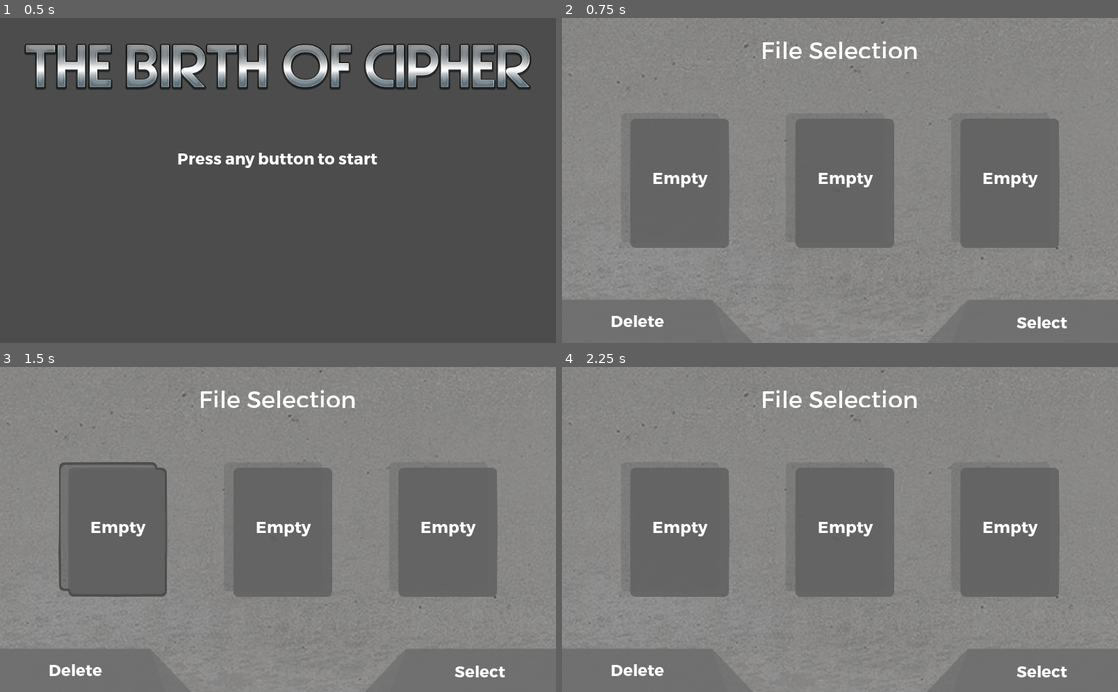
Above: before the commit, frames 1-4 (two rows, left to right).
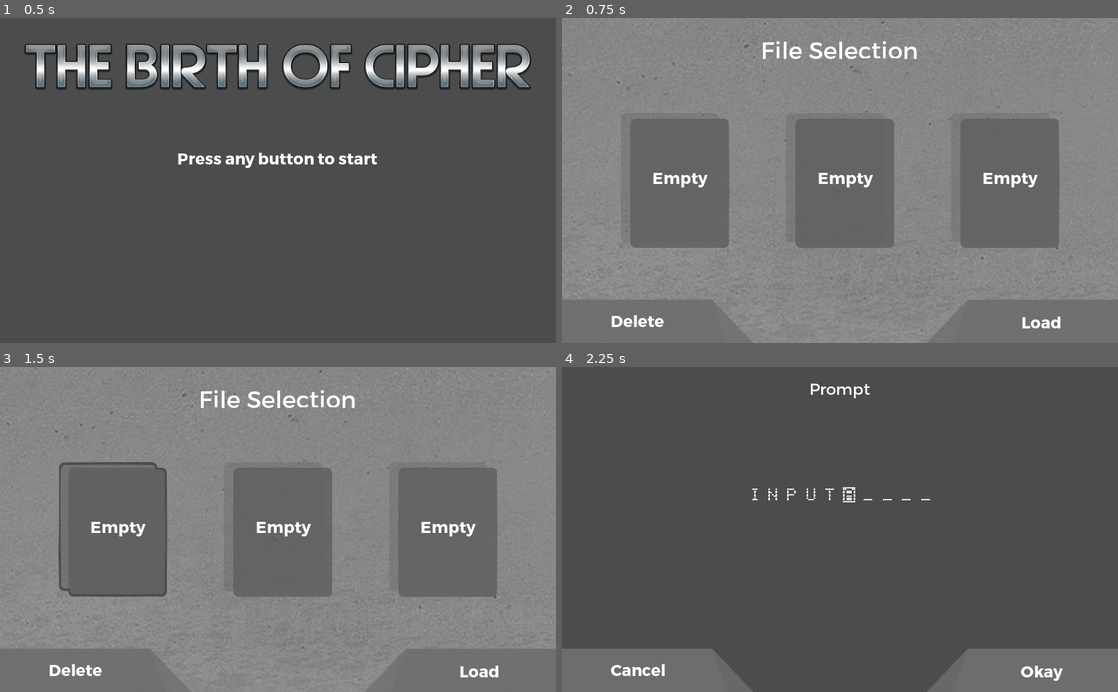
Above: after the commit, the same moments.

Repository: CrispBit/birth-of-cipher
Game: Godot game, scene res://scenes/main-menu/main_menu.tscn
The game is run twice, just before and just after one commit, with the same random seed, the same clock (stepped at 60 frames per second) and the same inputs.
Inputs:
- Up to frame 1 (0.5 s): no input
- Up to frame 2 (0.75 s): tap Enter at 0.5 s; hold Right (ui_right) from 0.53 s (still down)
- Up to frame 3 (1.5 s): release Right (ui_right) at 1.25 s; click "Empty" at 1.25 s
- Up to frame 4 (2.25 s): click "Select" (after the commit: "Load") at 2 s

Frame 1 is identical in both runs. In frame 2, 0.2% of the frame differs, in the area x 81-91%, y 91-96%; in frame 3, 0.2%; in frame 4, 78%, in the area x 0-100%, y 0-100%.

Commit message:
Add input text scene and name entry scene

Diff:
--- /dev/null
+++ b/game-objects/buttons/LeanLeftButton.tscn
@@ -0,0 +1,69 @@
+[gd_scene load_steps=6 format=2]
+
+[ext_resource path="res://images/lean-left-button/lean-left-button.png" type="Texture" id=1]
+[ext_resource path="res://images/lean-left-button/lean-left-button-pressed.png" type="Texture" id=2]
+[ext_resource path="res://images/lean-left-button/lean-left-button-hovered.png" type="Texture" id=3]
+[ext_resource path="res://fonts/trueno/TruenoBd.otf" type="DynamicFontData" id=4]
+
+[sub_resource type="DynamicFont" id=1]
+
+size = 30
+use_mipmaps = false
+use_filter = false
+font_data = ExtResource( 4 )
+_sections_unfolded = [ "Font", "Settings" ]
+
+[node name="TextureButton" type="TextureButton" index="0"]
+
+anchor_left = 0.0
+anchor_top = 1.0
+anchor_right = 0.0
+anchor_bottom = 1.0
+margin_top = -100.0
+margin_right = 400.0
+rect_pivot_offset = Vector2( 0, 0 )
+rect_clip_content = false
+focus_mode = 2
+mouse_filter = 0
+mouse_default_cursor_shape = 0
+size_flags_horizontal = 1
+size_flags_vertical = 1
+disabled = true
+toggle_mode = false
+enabled_focus_mode = 2
+shortcut = null
+group = null
+texture_normal = ExtResource( 1 )
+texture_pressed = ExtResource( 2 )
+texture_hover = ExtResource( 3 )
+_sections_unfolded = [ "Textures" ]
+
+[node name="Label" type="RichTextLabel" parent="." index="0"]
+
+anchor_left = 0.0
+anchor_top = 0.5
+anchor_right = 1.0
+anchor_bottom = 0.5
+margin_top = -10.0
+margin_right = -120.0
+margin_bottom = 48.0
+rect_min_size = Vector2( 280, 48 )
+rect_pivot_offset = Vector2( 0, 0 )
+rect_clip_content = true
+mouse_filter = 2
+mouse_default_cursor_shape = 0
+size_flags_horizontal = 1
+size_flags_vertical = 1
+custom_fonts/normal_font = SubResource( 1 )
+bbcode_enabled = true
+bbcode_text = "[center]Label[/center]"
+visible_characters = -1
+percent_visible = 1.0
+meta_underlined = true
+tab_size = 4
+text = "Label"
+scroll_active = false
+scroll_following = false
+selection_enabled = false
+override_selected_font_color = false
+_sections_unfolded = [ "BBCode", "Mouse", "Rect" ]
--- /dev/null
+++ b/game-objects/buttons/LeanRightButton.tscn
@@ -0,0 +1,68 @@
+[gd_scene load_steps=6 format=2]
+
+[ext_resource path="res://images/lean-right-button/lean-right-button.png" type="Texture" id=1]
+[ext_resource path="res://images/lean-right-button/lean-right-button-pressed.png" type="Texture" id=2]
+[ext_resource path="res://images/lean-right-button/lean-right-button-hovered.png" type="Texture" id=3]
+[ext_resource path="res://fonts/trueno/TruenoBd.otf" type="DynamicFontData" id=4]
+
+[sub_resource type="DynamicFont" id=1]
+
+size = 30
+use_mipmaps = false
+use_filter = false
+font_data = ExtResource( 4 )
+_sections_unfolded = [ "Font", "Settings" ]
+
+[node name="TextureButton" type="TextureButton"]
+
+anchor_left = 1.0
+anchor_top = 1.0
+anchor_right = 1.0
+anchor_bottom = 1.0
+margin_left = -400.0
+margin_top = -100.0
+rect_pivot_offset = Vector2( 0, 0 )
+rect_clip_content = false
+focus_mode = 2
+mouse_filter = 0
+mouse_default_cursor_shape = 0
+size_flags_horizontal = 1
+size_flags_vertical = 1
+disabled = true
+toggle_mode = false
+enabled_focus_mode = 2
+shortcut = null
+group = null
+texture_normal = ExtResource( 1 )
+texture_pressed = ExtResource( 2 )
+texture_hover = ExtResource( 3 )
+_sections_unfolded = [ "Textures" ]
+
+[node name="Label" type="RichTextLabel" parent="." index="0"]
+
+anchor_left = 1.0
+anchor_top = 1.0
+anchor_right = 1.0
+anchor_bottom = 1.0
+margin_left = -280.0
+margin_top = -58.0
+rect_min_size = Vector2( 280, 48 )
+rect_pivot_offset = Vector2( 0, 0 )
+rect_clip_content = true
+mouse_filter = 2
+mouse_default_cursor_shape = 0
+size_flags_horizontal = 1
+size_flags_vertical = 1
+custom_fonts/normal_font = SubResource( 1 )
+bbcode_enabled = true
+bbcode_text = "[center]Label[/center]"
+visible_characters = -1
+percent_visible = 1.0
+meta_underlined = true
+tab_size = 4
+text = "Label"
+scroll_active = false
+scroll_following = false
+selection_enabled = false
+override_selected_font_color = false
+_sections_unfolded = [ "BBCode", "Mouse", "Rect" ]
--- a/project.godot
+++ b/project.godot
@@ -16,7 +16,8 @@
 
 [autoload]
 
-global="*res://global.gd"
+global="*res://scripts/global.gd"
+Statics="*res://scripts/Statics.gd"
 
 [display]
 
--- a/scenes/file-selection/file_selection.tscn
+++ b/scenes/file-selection/file_selection.tscn
@@ -1,22 +1,16 @@
-[gd_scene load_steps=17 format=2]
+[gd_scene load_steps=15 format=2]
 
 [ext_resource path="res://images/file-selection.png" type="Texture" id=1]
-[ext_resource path="res://fonts/TruenoRg.otf" type="DynamicFontData" id=2]
+[ext_resource path="res://fonts/trueno/TruenoRg.otf" type="DynamicFontData" id=2]
 [ext_resource path="res://images/file-select-box/file-select-box.png" type="Texture" id=3]
 [ext_resource path="res://images/file-select-box/file-select-box-selected.png" type="Texture" id=4]
 [ext_resource path="res://scripts/file-selection/FileButton.gd" type="Script" id=5]
-[ext_resource path="res://fonts/TruenoBd.otf" type="DynamicFontData" id=6]
+[ext_resource path="res://fonts/trueno/TruenoBd.otf" type="DynamicFontData" id=6]
 [ext_resource path="res://images/lean-left-button/lean-left-button.png" type="Texture" id=7]
 [ext_resource path="res://images/lean-left-button/lean-left-button-pressed.png" type="Texture" id=8]
 [ext_resource path="res://images/lean-left-button/lean-left-button-hovered.png" type="Texture" id=9]
-[ext_resource path="res://images/lean-right-button/lean-right-button.png" type="Texture" id=10]
-[ext_resource path="res://images/lean-right-button/lean-right-button-pressed.png" type="Texture" id=11]
-[ext_resource path="res://images/lean-right-button/lean-right-button-hovered.png" type="Texture" id=12]
-[ext_resource path="res://scripts/file-selection/file_selection.gd" type="Script" id=13]
-
-
-
-
+[ext_resource path="res://game-objects/buttons/LeanRightButton.tscn" type="PackedScene" id=10]
+[ext_resource path="res://scripts/file-selection/file_selection.gd" type="Script" id=11]
 
 [sub_resource type="DynamicFont" id=1]
 
@@ -29,7 +23,6 @@
 [sub_resource type="ButtonGroup" id=2]
 
 resource_local_to_scene = true
-resource_name = "FileSelectButton"
 _sections_unfolded = [ "Resource" ]
 
 [sub_resource type="DynamicFont" id=3]
@@ -40,7 +33,7 @@
 font_data = ExtResource( 6 )
 _sections_unfolded = [ "Font", "Settings" ]
 
-[node name="Container" type="Container" index="0"]
+[node name="Container" type="Container"]
 
 anchor_left = 0.0
 anchor_top = 0.0
@@ -99,6 +92,7 @@
 
 [node name="FileSelectionButtonsContainer" type="HBoxContainer" parent="." index="2"]
 
+editor/display_folded = true
 anchor_left = 0.0
 anchor_top = 0.0
 anchor_right = 1.0
@@ -353,6 +347,7 @@
 
 [node name="DeleteButton" type="TextureButton" parent="." index="3"]
 
+editor/display_folded = true
 anchor_left = 0.0
 anchor_top = 1.0
 anchor_right = 0.0
@@ -406,64 +401,22 @@
 override_selected_font_color = false
 _sections_unfolded = [ "BBCode", "Mouse", "Rect" ]
 
-[node name="SelectButton" type="TextureButton" parent="." index="4"]
-
-anchor_left = 1.0
-anchor_top = 1.0
-anchor_right = 1.0
-anchor_bottom = 1.0
-margin_left = -400.0
-margin_top = -100.0
-rect_pivot_offset = Vector2( 0, 0 )
-rect_clip_content = false
-focus_mode = 2
-mouse_filter = 0
-mouse_default_cursor_shape = 0
-size_flags_horizontal = 1
-size_flags_vertical = 1
-disabled = true
-toggle_mode = false
-enabled_focus_mode = 2
-shortcut = null
-group = null
-texture_normal = ExtResource( 10 )
-texture_pressed = ExtResource( 11 )
-texture_hover = ExtResource( 12 )
-_sections_unfolded = [ "Textures" ]
-
-[node name="Label" type="RichTextLabel" parent="SelectButton" index="0"]
-
-anchor_left = 1.0
-anchor_top = 1.0
-anchor_right = 1.0
-anchor_bottom = 1.0
-margin_left = -280.0
-margin_top = -58.0
-rect_min_size = Vector2( 280, 48 )
-rect_pivot_offset = Vector2( 0, 0 )
-rect_clip_content = true
-mouse_filter = 2
-mouse_default_cursor_shape = 0
-size_flags_horizontal = 1
-size_flags_vertical = 1
-custom_fonts/normal_font = SubResource( 3 )
-bbcode_enabled = true
-bbcode_text = "[center]Select[/center]"
-visible_characters = -1
-percent_visible = 1.0
-meta_underlined = true
-tab_size = 4
-text = "Select"
-scroll_active = false
-scroll_following = false
-selection_enabled = false
-override_selected_font_color = false
-_sections_unfolded = [ "BBCode", "Mouse", "Rect" ]
+[node name="SelectButton" parent="." index="4" instance=ExtResource( 10 )]
+
+editor/display_folded = true
+
+[node name="Label" parent="SelectButton" index="0"]
+
+bbcode_text = "[center]Load[/center]"
+text = "Load"
 
 [node name="Logic" type="Node" parent="." index="5"]
 
-script = ExtResource( 13 )
+script = ExtResource( 11 )
 _sections_unfolded = [ "Pause" ]
 file_selection_button_group = SubResource( 2 )
 delete_button_path = NodePath("../DeleteButton")
 select_button_path = NodePath("../SelectButton")
+
+
+[editable path="SelectButton"]
--- a/scenes/main-menu/main_menu.tscn
+++ b/scenes/main-menu/main_menu.tscn
@@ -1,7 +1,7 @@
 [gd_scene load_steps=5 format=2]
 
 [ext_resource path="res://images/title.png" type="Texture" id=1]
-[ext_resource path="res://fonts/TruenoBd.otf" type="DynamicFontData" id=2]
+[ext_resource path="res://fonts/trueno/TruenoBd.otf" type="DynamicFontData" id=2]
 [ext_resource path="res://scripts/main-menu/main_menu.gd" type="Script" id=3]
 
 [sub_resource type="DynamicFont" id=1]
@@ -12,7 +12,7 @@
 font_data = ExtResource( 2 )
 _sections_unfolded = [ "Font", "Settings" ]
 
-[node name="Container" type="Container" index="0"]
+[node name="Container" type="Container"]
 
 anchor_left = 0.0
 anchor_top = 0.0
@@ -92,4 +92,3 @@
 [node name="Logic" type="Node" parent="." index="2"]
 
 script = ExtResource( 3 )
-file_selection_scene_path = "res://scenes/file-selection/file_selection.tscn"
--- /dev/null
+++ b/scenes/name-entry/name_entry.tscn
@@ -0,0 +1,66 @@
+[gd_scene load_steps=7 format=2]
+
+[ext_resource path="res://scenes/text-input/text_input.tscn" type="PackedScene" id=1]
+[ext_resource path="res://fonts/trueno/TruenoRg.otf" type="DynamicFontData" id=2]
+[ext_resource path="res://fonts/chesstype/ChessType.ttf" type="DynamicFontData" id=3]
+[ext_resource path="res://scripts/name-entry/NameEntry.gd" type="Script" id=4]
+
+[sub_resource type="DynamicFont" id=1]
+
+resource_local_to_scene = true
+size = 30
+use_mipmaps = false
+use_filter = false
+extra_spacing_top = 20
+font_data = ExtResource( 2 )
+_sections_unfolded = [ "Extra Spacing", "Font", "Resource", "Settings" ]
+
+[sub_resource type="DynamicFont" id=2]
+
+resource_local_to_scene = true
+size = 30
+use_mipmaps = false
+use_filter = false
+extra_spacing_char = 16
+font_data = ExtResource( 3 )
+_sections_unfolded = [ "Extra Spacing", "Font", "Settings" ]
+
+[node name="Container" type="Container" index="0"]
+
+anchor_left = 0.0
+anchor_top = 0.0
+anchor_right = 1.0
+anchor_bottom = 1.0
+rect_pivot_offset = Vector2( 0, 0 )
+rect_clip_content = false
+mouse_filter = 0
+mouse_default_cursor_shape = 0
+size_flags_horizontal = 1
+size_flags_vertical = 1
+
+[node name="Container" parent="." index="0" instance=ExtResource( 1 )]
+
+anchor_left = 0.5
+anchor_top = 0.5
+anchor_right = 0.5
+anchor_bottom = 0.5
+margin_left = -512.0
+margin_top = -300.0
+margin_right = 512.0
+margin_bottom = 300.0
+
+[node name="Prompt" parent="Container" index="0"]
+
+custom_fonts/normal_font = SubResource( 1 )
+
+[node name="RichTextLabel" parent="Container" index="1"]
+
+custom_fonts/normal_font = SubResource( 2 )
+
+[node name="Logic" type="Node" parent="." index="1"]
+
+script = ExtResource( 4 )
+emitter_path = NodePath("../Container/Logic")
+
+
+[editable path="Container"]
--- a/scenes/text-input/text_input.tscn
+++ b/scenes/text-input/text_input.tscn
@@ -1,4 +1,30 @@
-[gd_scene format=2]
+[gd_scene load_steps=8 format=2]
+
+[ext_resource path="res://fonts/trueno/TruenoRg.otf" type="DynamicFontData" id=1]
+[ext_resource path="res://fonts/chesstype/ChessType.ttf" type="DynamicFontData" id=2]
+[ext_resource path="res://game-objects/buttons/LeanLeftButton.tscn" type="PackedScene" id=3]
+[ext_resource path="res://game-objects/buttons/LeanRightButton.tscn" type="PackedScene" id=4]
+[ext_resource path="res://scripts/text-input/TextInput.gd" type="Script" id=5]
+
+[sub_resource type="DynamicFont" id=1]
+
+resource_local_to_scene = true
+size = 30
+use_mipmaps = false
+use_filter = false
+extra_spacing_top = 20
+font_data = ExtResource( 1 )
+_sections_unfolded = [ "Extra Spacing", "Font", "Resource", "Settings" ]
+
+[sub_resource type="DynamicFont" id=2]
+
+resource_local_to_scene = true
+size = 30
+use_mipmaps = false
+use_filter = false
+extra_spacing_char = 16
+font_data = ExtResource( 2 )
+_sections_unfolded = [ "Extra Spacing", "Font", "Settings" ]
 
 [node name="Container" type="Container" index="0"]
 
@@ -12,3 +38,90 @@
 mouse_default_cursor_shape = 0
 size_flags_horizontal = 1
 size_flags_vertical = 1
+
+[node name="Prompt" type="RichTextLabel" parent="." index="0"]
+
+anchor_left = 0.0
+anchor_top = 0.0
+anchor_right = 1.0
+anchor_bottom = 0.0
+margin_bottom = 222.0
+rect_pivot_offset = Vector2( 0, 0 )
+rect_clip_content = true
+mouse_filter = 0
+mouse_default_cursor_shape = 0
+size_flags_horizontal = 1
+size_flags_vertical = 1
+custom_fonts/normal_font = SubResource( 1 )
+bbcode_enabled = true
+bbcode_text = "[center]Prompt[/center]"
+visible_characters = -1
+percent_visible = 1.0
+meta_underlined = true
+tab_size = 4
+text = "Prompt"
+scroll_active = true
+scroll_following = false
+selection_enabled = false
+override_selected_font_color = false
+_sections_unfolded = [ "BBCode", "custom_fonts" ]
+
+[node name="RichTextLabel" type="RichTextLabel" parent="." index="1"]
+
+anchor_left = 0.0
+anchor_top = 0.0
+anchor_right = 1.0
+anchor_bottom = 1.0
+margin_top = 221.0
+margin_bottom = -134.0
+rect_pivot_offset = Vector2( 0, 0 )
+rect_clip_content = true
+mouse_filter = 0
+mouse_default_cursor_shape = 0
+size_flags_horizontal = 1
+size_flags_vertical = 1
+custom_fonts/normal_font = SubResource( 2 )
+bbcode_enabled = true
+bbcode_text = "[center]inputA____[/center]"
+visible_characters = -1
+percent_visible = 1.0
+meta_underlined = true
+tab_size = 4
+text = "inputA____"
+scroll_active = true
+scroll_following = false
+selection_enabled = false
+override_selected_font_color = false
+_sections_unfolded = [ "BBCode", "custom_fonts" ]
+
+[node name="CancelButton" parent="." index="2" instance=ExtResource( 3 )]
+
+disabled = false
+
+[node name="Label" parent="CancelButton" index="0"]
+
+bbcode_text = "[center]Cancel[/center]"
+text = "Cancel"
+
+[node name="SubmitButton" parent="." index="3" instance=ExtResource( 4 )]
+
+disabled = false
+
+[node name="Label" parent="SubmitButton" index="0"]
+
+bbcode_text = "[center]Okay[/center]"
+text = "Okay"
+
+[node name="Logic" type="Node" parent="." index="4"]
+
+script = ExtResource( 5 )
+prompt = "Prompt"
+default_input = "input"
+max_length = 10
+cancel_button_path = NodePath("../CancelButton")
+submit_button_path = NodePath("../SubmitButton")
+input_text_path = NodePath("../RichTextLabel")
+
+
+[editable path="CancelButton"]
+[editable path="SubmitButton"]
--- /dev/null
+++ b/scripts/Statics.gd
@@ -0,0 +1,4 @@
+extends Node
+
+var file_selection_scene_path = "res://scenes/file-selection/file_selection.tscn";
+var name_entry_scene_path = "res://scenes/name-entry/name_entry.tscn";
--- a/scripts/file-selection/file_selection.gd
+++ b/scripts/file-selection/file_selection.gd
@@ -25,7 +25,7 @@
     _disable_buttons();
 
 func _select_button_pressed():
-    print("ok");
+    get_tree().change_scene(Statics.name_entry_scene_path);
     _disable_buttons();
 
 func _disable_buttons():
--- a/scripts/main-menu/main_menu.gd
+++ b/scripts/main-menu/main_menu.gd
@@ -1,7 +1,5 @@
 extends Node
-
-export var file_selection_scene_path = "";
 
 func _input(event):
     if event.is_pressed():
-        get_tree().change_scene(file_selection_scene_path)
+        get_tree().change_scene(Statics.file_selection_scene_path);
--- /dev/null
+++ b/scripts/name-entry/NameEntry.gd
@@ -0,0 +1,15 @@
+extends Node
+
+export(NodePath) var emitter_path;
+
+func _ready():
+    var emitter_node = get_node(emitter_path);
+    emitter_node.connect("submit", self, "_submit");
+    emitter_node.connect("cancel", self, "_cancel");
+
+func _submit(name):
+    print(name);
+    get_tree().change_scene(Statics.file_selection_scene_path);
+
+func _cancel():
+    get_tree().change_scene(Statics.file_selection_scene_path);
--- /dev/null
+++ b/scripts/text-input/TextInput.gd
@@ -0,0 +1,69 @@
+extends Node
+
+signal cancel;
+signal submit;
+
+export var prompt = "";
+export var default_input = "";
+
+export(int) var max_length;
+
+export(NodePath) var cancel_button_path;
+export(NodePath) var submit_button_path;
+
+export(NodePath) var input_text_path;
+
+var _cancel_button;
+var _submit_button;
+
+var _input_text = RichTextLabel;
+
+var _position;
+var _cursor_character = 0;
+
+func _process(delta):
+    var letters =       ["A", "B", "C", "D", "E", "F", "G", "H", "I", "J", "K", "L", "M", "N", "O", "P", "Q", "R", "S", "T", "U", "V", "W", "X", "Y", "Z"];
+    var letters_lower = ["a", "b", "c", "d", "e", "f", "g", "h", "i", "j", "k", "l", "m", "n", "o", "p", "q", "r", "s", "t", "u", "v", "w", "x", "y", "z"];
+    var did_something = false;
+    if Input.is_action_just_pressed("ui_up"):
+        _cursor_character += 1;
+        if (_cursor_character >= letters.size()):
+            _cursor_character = 0;
+        did_something = true;
+    if Input.is_action_just_pressed("ui_down"):
+        _cursor_character -= 1;
+        if (_cursor_character < 0):
+            _cursor_character = letters.size() - 1;
+        did_something = true;
+    if Input.is_action_just_pressed("ui_left"):
+        _cursor_character = 0;
+        _input_text.text[_position] = "_";
+        _position -= 1;
+        did_something = true;
+    if Input.is_action_just_pressed("ui_right"):
+        _input_text.text[_position] = letters_lower[_cursor_character];
+        _cursor_character = 0;
+        _position += 1;
+        did_something = true;
+    if (did_something):
+        _input_text.text[_position] = letters[_cursor_character];
+        _input_text.set_bbcode("[center]" + _input_text.get_text() + "[/center]");
+
+func _ready():
+    _position = default_input.length();
+
+    _cancel_button = get_node(cancel_button_path);
+    _cancel_button.connect("pressed", self, "_cancel_button_pressed");
+
+    _submit_button = get_node(submit_button_path);
+    _submit_button.connect("pressed", self, "_submit_button_pressed");
+
+    _input_text = get_node(input_text_path);
+    while (_input_text.get_text().length() < max_length):
+        _input_text.add_text("_");
+
+func _cancel_button_pressed():
+    emit_signal("cancel");
+
+func _submit_button_pressed():
+    emit_signal("submit", _input_text.get_text().substr(0, _position));
Binary file added: fonts/chesstype/ChessType.ttf
Renamed: fonts/TruenoBd.otf -> fonts/trueno/TruenoBd.otf
Renamed: fonts/TruenoBdIt.otf -> fonts/trueno/TruenoBdIt.otf
Renamed: fonts/TruenoBdOl.otf -> fonts/trueno/TruenoBdOl.otf
Renamed: fonts/TruenoBdOlIt.otf -> fonts/trueno/TruenoBdOlIt.otf
Renamed: fonts/TruenoBlk.otf -> fonts/trueno/TruenoBlk.otf
Renamed: fonts/TruenoBlkIt.otf -> fonts/trueno/TruenoBlkIt.otf
Renamed: fonts/TruenoBlkOl.otf -> fonts/trueno/TruenoBlkOl.otf
Renamed: fonts/TruenoBlkOlIt.otf -> fonts/trueno/TruenoBlkOlIt.otf
Renamed: fonts/TruenoExBd.otf -> fonts/trueno/TruenoExBd.otf
Renamed: fonts/TruenoExBdIt.otf -> fonts/trueno/TruenoExBdIt.otf
Renamed: fonts/TruenoExBdOl.otf -> fonts/trueno/TruenoExBdOl.otf
(and 13 more such lines)
